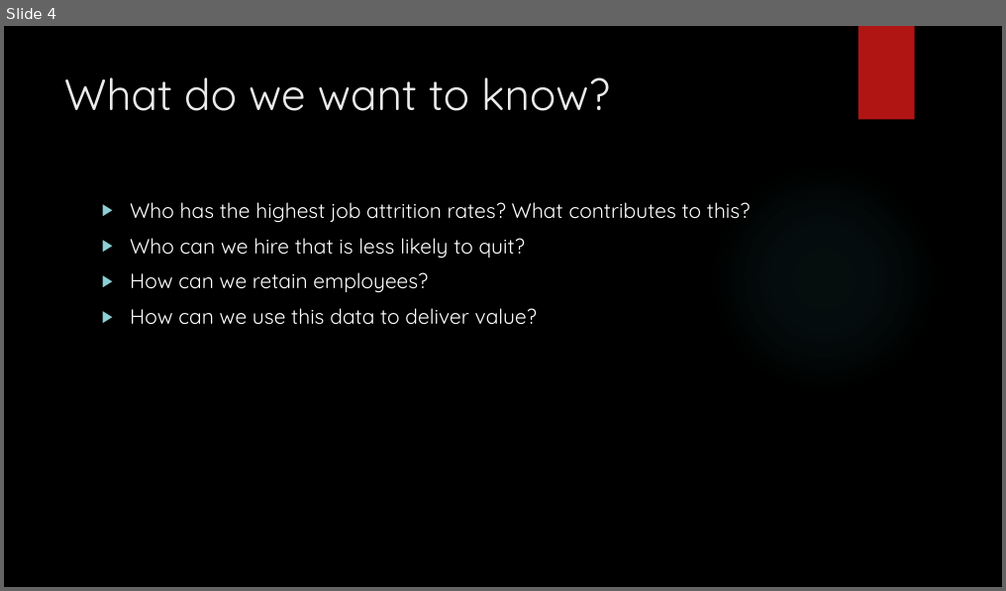
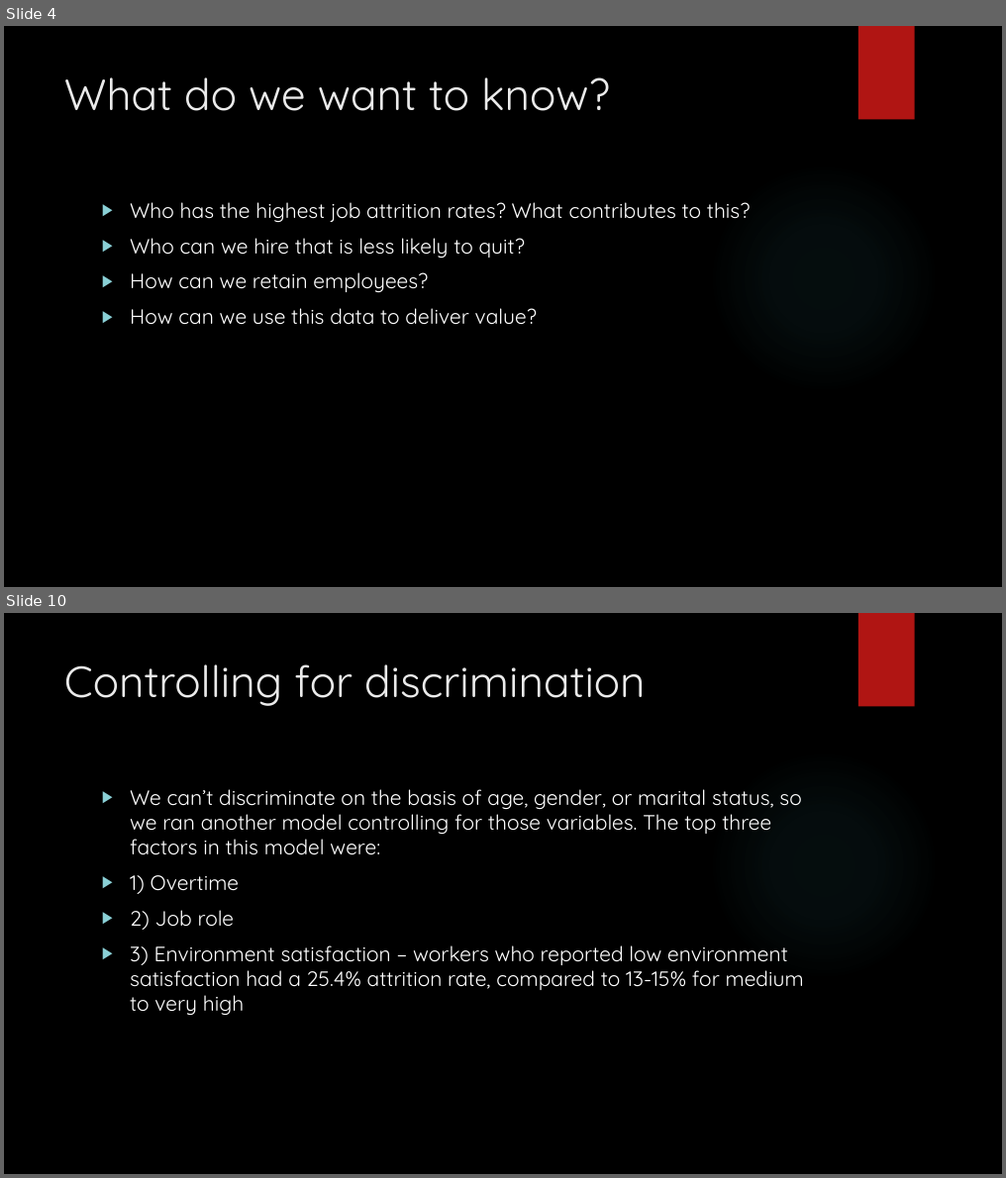
Before and after one commit to vazquezs123/DATA_SCIENCE_CS02, a slide deck: case_study_02_presentation.pptx. Shown one above the other, each under a label of ours: slide 4 before the commit, slides 4 and 10 after it; the slides between them are not shown. The pictures are 1006x591 and 1006x1178 pixels, drawn with LibreOffice and Linux fonts; fonts in the diff are those of the drawing; background and template pictures are left out. Boxes give left, top, right and bottom in pixels: in the first picture for what was removed or moved away, otherwise in the second. Text is boxed around its words. In the diff, an @@ line names an element or a change of style, - is before the commit and + after.

```diff
--- a/case_study_02_presentation.pptx
+++ b/case_study_02_presentation.pptx
@@ slide 10 added at bbox=[4, 613, 1002, 1174], background picture (left out); not listed: 2 template elements that a slide beside it also shows @@
@@ title added at bbox=[64, 664, 646, 706], 42 pt, text #EBEBEB @@
+Controlling for discrimination
@@ text added at bbox=[130, 789, 804, 1016], 20 pt, text #FFFFFF @@
+▶ We can’t discriminate on the basis of age, gender, or marital status, so we ran another model controlling for those variables. The top three factors in this model were:
+▶ 1) Overtime
+▶ 2) Job role
+▶ 3) Environment satisfaction – workers who reported low environment satisfaction had a 25.4% attrition rate, compared to 13-15% for medium to very high
```
Also in this commit, not shown: 10 other slides added.
